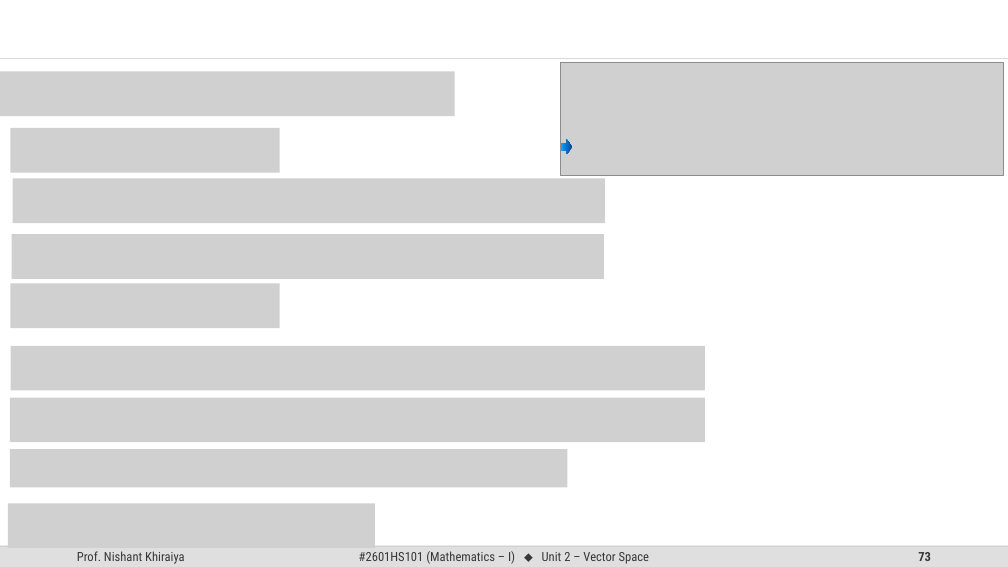
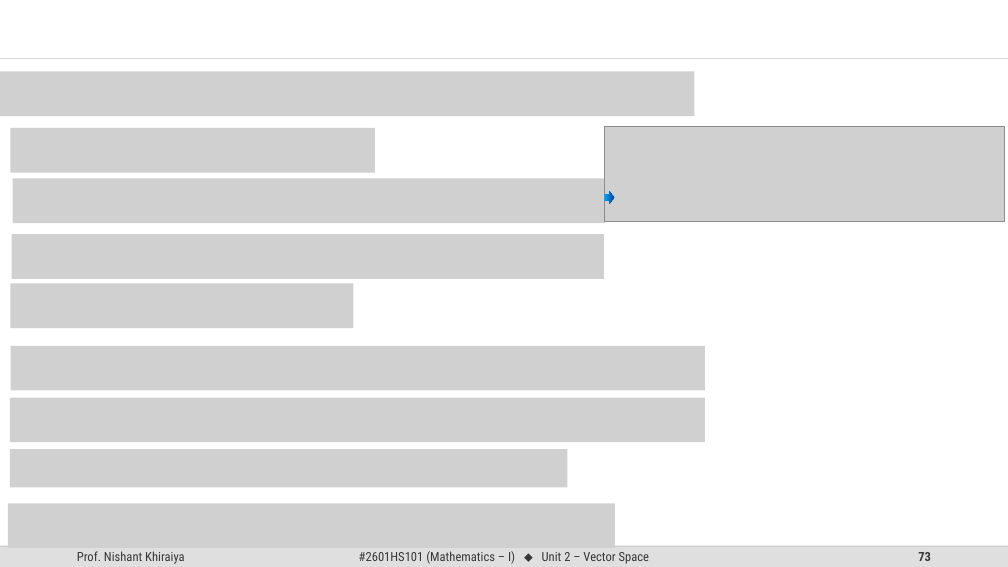
Before and after one commit to SiddharthTrivedi-2009/SEM-1, a slide deck: slide 73 of Material/MATHEMSTICS-1/Vector Space PPT.pptx. Drawn at 1008x567 pixels with LibreOffice and Linux fonts; fonts in the diff are those of the drawing; grey boxes stand for pictures; background and template pictures are left out. Boxes give left, top, right and bottom in pixels: in the first picture for what was removed or moved away, otherwise in the second. Text is boxed around its words. In the diff, an @@ line names an element or a change of style, - is before the commit and + after.

```diff
--- a/Material/MATHEMSTICS-1/Vector Space PPT.pptx
+++ b/Material/MATHEMSTICS-1/Vector Space PPT.pptx
@@ picture: place and size @@
-picture at [0,72,454,116]
+picture at [0,72,695,116]
@@ picture: place and size @@
-picture at [11,128,280,172]
+picture at [11,128,375,172]
@@ picture: place and size @@
-picture at [561,63,1003,175]
+picture at [604,127,1005,222]
@@ right arrow: place and size @@
-right arrow at [561,139,573,154]
+right arrow at [604,191,615,204]
@@ picture: place and size @@
-picture at [11,284,280,328]
+picture at [11,284,354,328]
@@ picture: place and size @@
-picture at [8,504,375,548]
+picture at [8,504,616,548]
```
Also in this commit, not shown: 86 other slides changed, 5 slides added, 5 slides removed, 34 other files.
